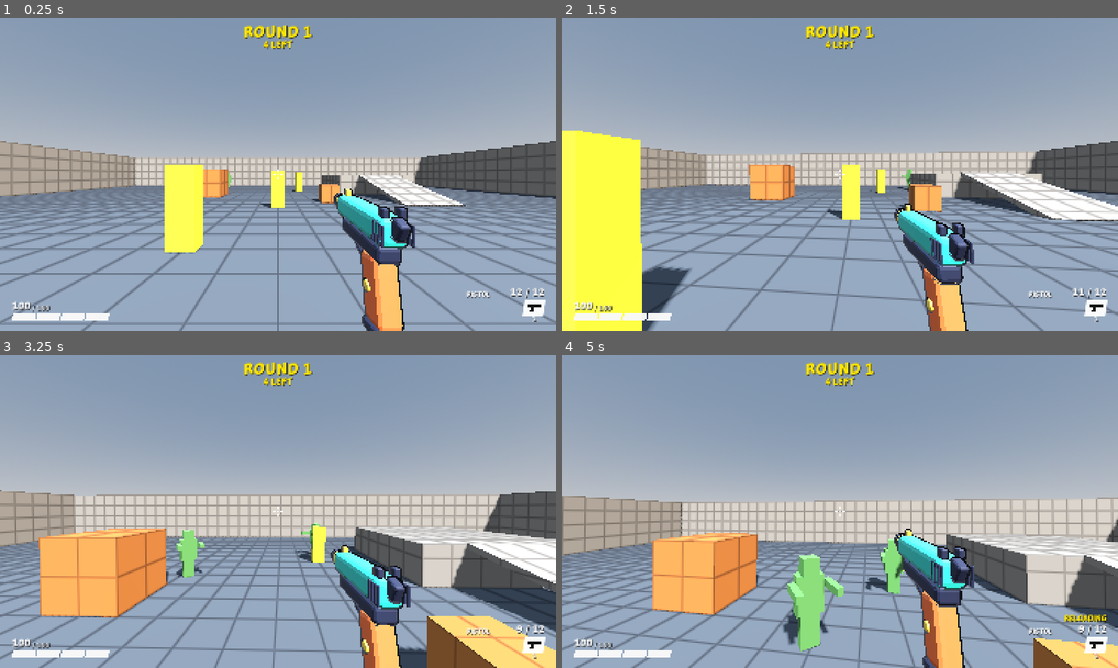
Above: before the commit, frames 1-4 (two rows, left to right).
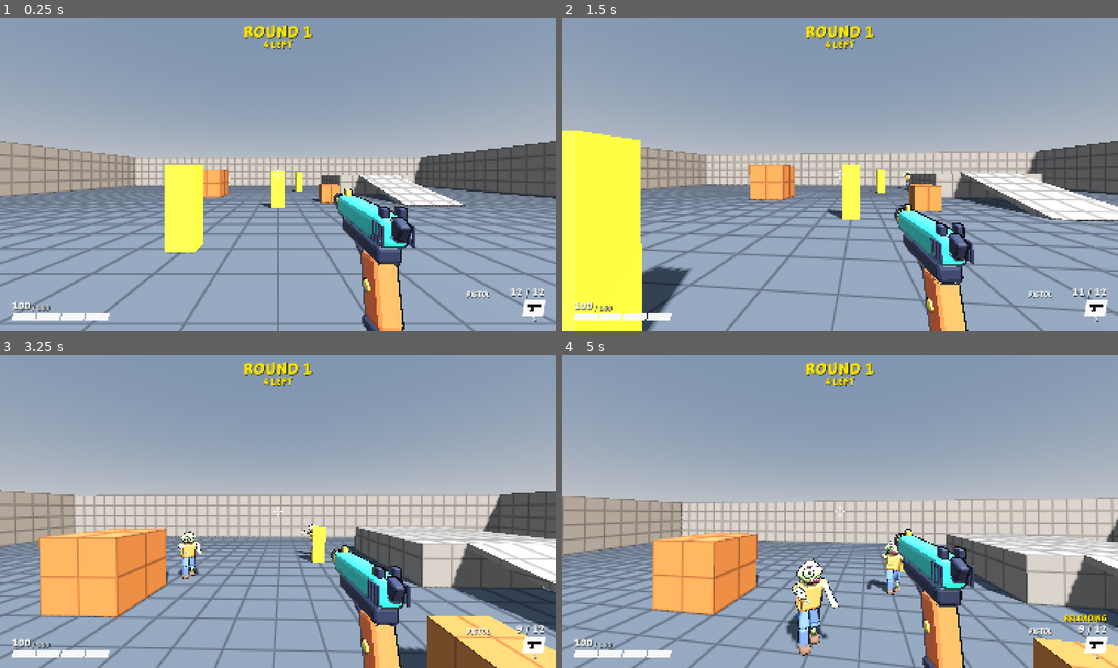
Above: after the commit, the same moments.

Repository: juanakajuan/zombie-survival-fps
Game: Godot game, scene res://levels/test_range.tscn
Two runs of this game, one before a commit and one after it. Both use one fixed random seed, a clock stepped at 60 frames per second and the inputs below.
Inputs (mouse positions are in pixels of both pictures, inside the frame that each line leads up to):
- Up to frame 1 (0.25 s): no input
- Up to frame 2 (1.5 s): tap Enter (restart) at 0.5 s; move the mouse to (867, 174) at 0.52 s; hold Right mouse button (aim) 0.53-1.28 s; hold W (move_forward) from 0.53 s (still down); click (867, 174) at 0.67 s; tap Space (jump) at 0.77, 1.07 s; move the mouse to (812, 174) at 1.27 s; tap Ctrl (crouch) at 1.35 s
- Up to frame 3 (3.25 s): keep holding W (move_forward); tap Space (jump) at 1.52, 1.82, 3.02 s; move the mouse to (289, 505) at 2.02 s; press the mouse at (289, 505) at 2.03 s; move the mouse to (272, 517) at 2.77 s; release the mouse at (272, 517) at 2.78 s; tap Shift (sprint) at 2.85 s; click (272, 517) at 2.92 s
- Up to frame 4 (5 s): keep holding W (move_forward); tap Space (jump) at 3.32, 3.77, 4.07, 4.52, 4.82 s; move the mouse to (878, 514) at 3.52 s; hold Right mouse button (aim) 3.53-4.28 s; tap R (reload) at 4.15 s; move the mouse to (795, 508) at 4.27 s; tap Ctrl (crouch) at 4.35 s

The runs differ from the first frame. In frame 1, less than 0.1% of the frame differs, in the area x 41-42%, y 49-54%; in frame 2, less than 0.1%; in frame 3, 0.6%; in frame 4, 2.4%, in the area x 39-62%, y 58-97%.

Commit message:
feat: replace the box zombie with a cartoon Shambler model
Build the model in Blender from beveled primitives with an ink outline,
in the style of the pistol. art_source/zombie.py writes zombie.blend and
zombie/zombie_model.glb as one joined mesh.

The hit flash is now an overlay material that HitFlash turns red, so it
works over the model's many materials.

Diff:
--- a/tests/health/test_hit_flash.gd
+++ b/tests/health/test_hit_flash.gd
@@ -3,20 +3,16 @@
 const FLASH := Color(1.0, 0.15, 0.1)
 
 
-func _body_color(zombie: Zombie) -> Color:
-	return ((zombie.get_child(1).get_child(0) as MeshInstance3D).material_override as StandardMaterial3D).albedo_color
-
-
-func test_zombie_flashes_red_then_returns_to_base_color() -> void:
+func test_zombie_flashes_red_then_returns_to_no_tint() -> void:
 	var zombie := spawn_zombie(Vector3(0.0, 0.0, 50.0))
 	await physics_frames(1)
-	var base := zombie.base_color
+	assert_eq(zombie.tint(), Color.TRANSPARENT, "zombie tint before a hit")
 	Health.find_on(zombie).damage(1.0)
-	assert_eq(_body_color(zombie), FLASH, "zombie flash color")
+	assert_eq(zombie.tint(), FLASH, "zombie flash color")
 	await run_seconds(0.05)
-	assert_eq(_body_color(zombie), FLASH, "zombie still flashing at 0.05 s")
+	assert_eq(zombie.tint(), FLASH, "zombie still flashing at 0.05 s")
 	await run_seconds(0.1)
-	assert_eq(_body_color(zombie), base, "zombie back to base color after 0.1 s")
+	assert_eq(zombie.tint(), Color.TRANSPARENT, "zombie tint after 0.1 s")
 
 
 func test_dummy_flashes_red_then_returns_to_base_color() -> void:
--- a/zombie/zombie.gd
+++ b/zombie/zombie.gd
@@ -1,6 +1,6 @@
 class_name Zombie
 extends CharacterBody3D
-## Melee zombie. It follows the navigation mesh to its target and hits it when close. The origin is at the feet.
+## Melee zombie with the cartoon Shambler model (art_source/zombie.py). It follows the navigation mesh to its target and hits it when close. The origin is at the feet.
 
 enum State { CHASE, ATTACK, DEAD }
 
@@ -13,14 +13,14 @@
 
 @export_group("Look")
 @export_range(0.0, 50.0, 0.5, "suffix:1/s") var turn_rate: float = 10.0
-@export var base_color: Color = Color(0.35, 0.55, 0.3)
 
 var target: Node3D
 ## Set by configure(). RoundSettings owns the value for each round.
 var move_speed: float
 var state: State = State.CHASE
 
-var _material := StandardMaterial3D.new()
+## Drawn over the model. HitFlash makes it opaque red during a hit.
+var _tint := StandardMaterial3D.new()
 var _attack_cooldown: float = 0.0
 var _configured := false
 var _gravity: float = ProjectSettings.get_setting("physics/3d/default_gravity")
@@ -36,14 +36,21 @@
 		push_error("Zombie: call configure() before add_child(), so that RoundSettings sets its speed and health.")
 	if target == null:
 		target = get_tree().get_first_node_in_group(Player.GROUP) as Node3D
-	_material.albedo_color = base_color
-	for child: Node in $Body.get_children():
-		(child as MeshInstance3D).material_override = _material
+	_tint.shading_mode = BaseMaterial3D.SHADING_MODE_UNSHADED
+	_tint.transparency = BaseMaterial3D.TRANSPARENCY_ALPHA
+	_tint.albedo_color = Color.TRANSPARENT
+	for mesh: Node in $Model.find_children("*", "MeshInstance3D"):
+		(mesh as MeshInstance3D).material_overlay = _tint
 	# Baked navmesh surfaces float two cell heights above the floor, and the agent measures path distance in 3D, so
 	# without this the zombie never reaches a path point that is above its feet.
 	_agent.path_height_offset = 2.0 * NavigationServer3D.map_get_cell_height(_agent.get_navigation_map())
-	_hit_flash.material = _material
+	_hit_flash.material = _tint
 	_health.died.connect(_on_died)
+
+
+## The color drawn over the model: transparent, or the flash color during a hit.
+func tint() -> Color:
+	return _tint.albedo_color
 
 
 ## Sets the speed and health of this zombie. Call it before the zombie enters the tree.
--- a/zombie/zombie.tscn
+++ b/zombie/zombie.tscn
@@ -3,22 +3,11 @@
 [ext_resource type="Script" path="res://zombie/zombie.gd" id="1_zombie"]
 [ext_resource type="Script" path="res://health/health.gd" id="2_health"]
 [ext_resource type="Script" path="res://health/hit_flash.gd" id="3_flash"]
+[ext_resource type="PackedScene" path="res://zombie/zombie_model.glb" id="4_model"]
 
 [sub_resource type="CapsuleShape3D" id="capsule"]
 radius = 0.35
 height = 1.8
-
-[sub_resource type="BoxMesh" id="legs_mesh"]
-size = Vector3(0.4, 0.7, 0.25)
-
-[sub_resource type="BoxMesh" id="torso_mesh"]
-size = Vector3(0.6, 0.8, 0.35)
-
-[sub_resource type="BoxMesh" id="head_mesh"]
-size = Vector3(0.35, 0.35, 0.35)
-
-[sub_resource type="BoxMesh" id="arm_mesh"]
-size = Vector3(0.15, 0.15, 0.7)
 
 [node name="Zombie" type="CharacterBody3D"]
 script = ExtResource("1_zombie")
@@ -27,27 +16,7 @@
 position = Vector3(0, 0.9, 0)
 shape = SubResource("capsule")
 
-[node name="Body" type="Node3D" parent="."]
-
-[node name="Legs" type="MeshInstance3D" parent="Body"]
-position = Vector3(0, 0.35, 0)
-mesh = SubResource("legs_mesh")
-
-[node name="Torso" type="MeshInstance3D" parent="Body"]
-position = Vector3(0, 1.1, 0)
-mesh = SubResource("torso_mesh")
-
-[node name="Head" type="MeshInstance3D" parent="Body"]
-position = Vector3(0, 1.675, 0)
-mesh = SubResource("head_mesh")
-
-[node name="ArmLeft" type="MeshInstance3D" parent="Body"]
-position = Vector3(-0.38, 1.3, -0.4)
-mesh = SubResource("arm_mesh")
-
-[node name="ArmRight" type="MeshInstance3D" parent="Body"]
-position = Vector3(0.38, 1.3, -0.4)
-mesh = SubResource("arm_mesh")
+[node name="Model" parent="." instance=ExtResource("4_model")]
 
 [node name="Health" type="Node" parent="."]
 script = ExtResource("2_health")
Binary file added: zombie/zombie_model.glb
Not shown, added: zombie/zombie_model.glb.import
Not shown, changed: DESIGN.md
Not shown, added: art_source/zombie.blend
Not shown, added: art_source/zombie.py
